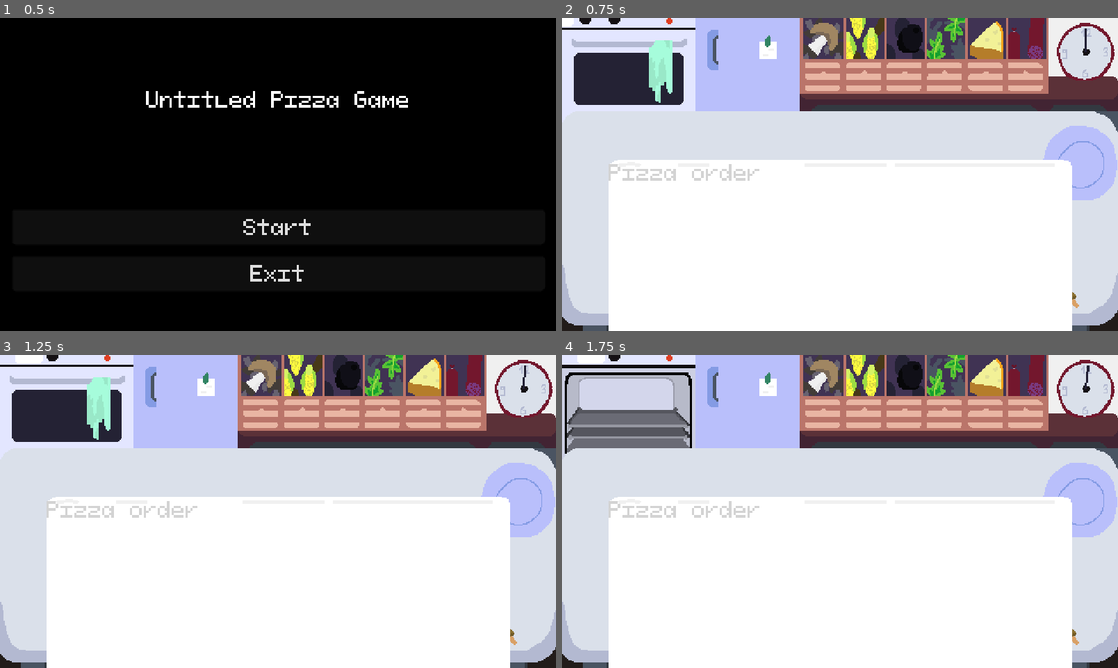
Above: before the commit, frames 1-4 (two rows, left to right).
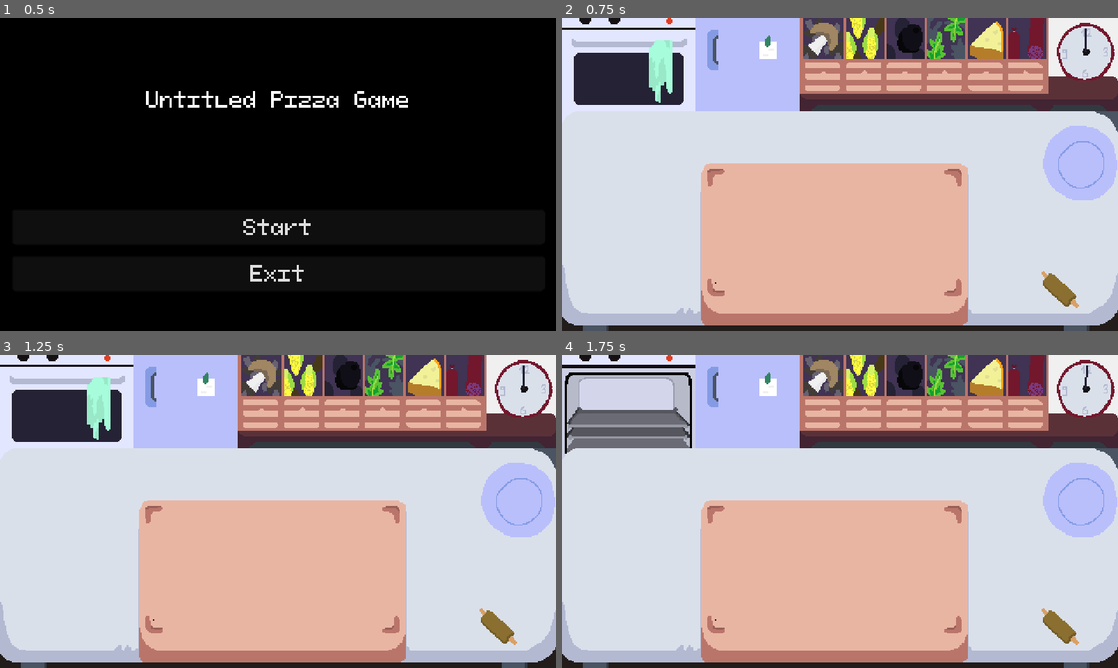
Above: after the commit, the same moments.

Repository: martindzejky/pizza-game
Game: Godot game, scene res://scenes/start.tscn
Two runs of this game, one before a commit and one after it. Both use one fixed random seed, a clock stepped at 60 frames per second and the inputs below.
Inputs (mouse positions are in pixels of both pictures, inside the frame that each line leads up to):
- Up to frame 1 (0.5 s): no input
- Up to frame 2 (0.75 s): click "Start" at 0.5 s
- Up to frame 3 (1.25 s): no input
- Up to frame 4 (1.75 s): tap Enter at 1.25 s; move the mouse to (628, 401) at 1.27 s; click (628, 401) at 1.42 s

Frame 1 is identical in both runs. In frame 2, 45% of the frame differs, in the area x 0-92%, y 0-100%; in frame 3, 45%, in the area x 2-95%, y 0-100%; in frame 4, 45%.
Error before the commit: Invalid assignment of property or key 'text' with value of type 'String' on a base object of type 'null instance'. (res://objects/orders/order.gd:48)

Commit message:
generate random ingredients in order

Diff:
--- a/objects/clock/clock.tscn
+++ b/objects/clock/clock.tscn
@@ -17,7 +17,7 @@
 offset = Vector2(0, -1)
 
 [node name="timer" type="Timer" parent="."]
-wait_time = 60.0
+wait_time = 180.0
 one_shot = true
 autostart = true
 
--- a/objects/orders/order.gd
+++ b/objects/orders/order.gd
@@ -41,13 +41,24 @@
     for child in recipeNode.get_children():
         child.queue_free()
 
-    for ingredient in recipe:
-        var node = recipeObj.instantiate()
+    var previousIngredient
+    var previousIngredientNode
 
-        node.get_node("sprite").texture = load("res://sprites/" + ingredient + ".png")
-        node.get_node("label").text = ingredient
+    for i in range(recipe.size()):
+        # detect extra ingredients
+        if previousIngredient == recipe[i]:
+            previousIngredientNode.get_node("extra").show()
 
-        recipeNode.add_child(node)
+            previousIngredient = recipe[i]
+            continue
+
+        previousIngredientNode = recipeObj.instantiate()
+
+        previousIngredientNode.get_node("sprite").texture = load("res://sprites/" + recipe[i] + ".png")
+        previousIngredientNode.get_node("label").text = recipe[i].capitalize()
+
+        recipeNode.add_child(previousIngredientNode)
+        previousIngredient = recipe[i]
 
 
 func _onClick() -> bool:
--- a/objects/orders/order.tscn
+++ b/objects/orders/order.tscn
@@ -29,16 +29,16 @@
 anchor_right = 1.0
 anchor_bottom = 1.0
 offset_left = 40.0
-offset_top = -148.0
+offset_top = -204.0
 offset_right = -40.0
 grow_horizontal = 2
 grow_vertical = 0
 
 [node name="container" type="VBoxContainer" parent="preview/panel"]
 offset_left = 20.0
-offset_top = 30.0
+offset_top = 20.0
 offset_right = 380.0
-offset_bottom = 138.0
+offset_bottom = 194.0
 
 [node name="title" type="Label" parent="preview/panel/container"]
 offset_right = 360.0
@@ -46,7 +46,7 @@
 theme_override_colors/font_color = Color(0.827451, 0.827451, 0.827451, 1)
 text = "Pizza order"
 
-[node name="recipe" type="HBoxContainer" parent="preview/panel/container"]
+[node name="recipe" type="HFlowContainer" parent="preview/panel/container"]
 offset_top = 35.0
 offset_right = 360.0
 offset_bottom = 35.0
--- a/objects/orders/recipe-ingredient.tscn
+++ b/objects/orders/recipe-ingredient.tscn
@@ -13,10 +13,26 @@
 texture = ExtResource("1_7n82k")
 stretch_mode = 3
 
-[node name="text" type="Label" parent="."]
+[node name="label" type="Label" parent="."]
 layout_mode = 2
 offset_left = 26.0
 offset_right = 86.0
 offset_bottom = 25.0
 theme_override_colors/font_color = Color(0.827451, 0.827451, 0.827451, 1)
 text = "olive"
+
+[node name="extra" type="Label" parent="."]
+visible = false
+layout_mode = 2
+offset_left = 96.0
+offset_right = 180.0
+offset_bottom = 25.0
+theme_override_colors/font_color = Color(0.827451, 0.827451, 0.827451, 1)
+text = "(large)"
+
+[node name="space" type="Control" parent="."]
+layout_mode = 2
+anchors_preset = 0
+offset_left = 96.0
+offset_right = 96.0
+offset_bottom = 25.0
--- a/scenes/level.tscn
+++ b/scenes/level.tscn
@@ -13,7 +13,6 @@
 [ext_resource type="PackedScene" uid="uid://blwk8duhcsvmu" path="res://objects/ingredients/rukola.tscn" id="10_at2mo"]
 [ext_resource type="PackedScene" uid="uid://btss4yon75m3i" path="res://objects/ingredients/cheese.tscn" id="11_2f2mh"]
 [ext_resource type="PackedScene" uid="uid://bpfs8o86rhkqy" path="res://objects/ingredients/salam.tscn" id="12_5byhq"]
-[ext_resource type="PackedScene" uid="uid://qn2hf24a86cg" path="res://objects/orders/order.tscn" id="14_qenvu"]
 
 [node name="level" type="Node"]
 script = ExtResource("1_ybgt5")
@@ -71,6 +70,3 @@
 
 [node name="hand" type="Node2D" parent="." groups=["hand"]]
 z_index = 10
-
-[node name="order" parent="." instance=ExtResource("14_qenvu")]
-position = Vector2(202, 104)
--- a/ui/theme.tres
+++ b/ui/theme.tres
@@ -1,20 +1,12 @@
-[gd_resource type="Theme" load_steps=5 format=3 uid="uid://byysliwit3wgn"]
+[gd_resource type="Theme" load_steps=4 format=3 uid="uid://byysliwit3wgn"]
 
 [ext_resource type="Texture2D" uid="uid://c8njfc8pej7pm" path="res://sprites/order-large.png" id="1_db2up"]
 [ext_resource type="FontFile" uid="uid://cjg6wbdr4j87q" path="res://fonts/PixeloidMono-1G8ae.ttf" id="1_xbbro"]
 
-[sub_resource type="StyleBoxTexture" id="StyleBoxTexture_36o42"]
-texture = ExtResource("1_db2up")
-margin_left = 20.0
-margin_top = 30.0
-margin_right = 20.0
-margin_bottom = 10.0
-region_rect = Rect2(0, 0, 300, 300)
-
 [sub_resource type="StyleBoxTexture" id="StyleBoxTexture_qdl7b"]
 texture = ExtResource("1_db2up")
 margin_left = 20.0
-margin_top = 30.0
+margin_top = 20.0
 margin_right = 20.0
 margin_bottom = 10.0
 region_rect = Rect2(0, 0, 300, 300)
@@ -30,5 +22,4 @@
 MarginContainer/constants/margin_left = 10
 MarginContainer/constants/margin_right = 10
 MarginContainer/constants/margin_top = 10
-Panel/styles/panel = SubResource("StyleBoxTexture_36o42")
 PanelContainer/styles/panel = SubResource("StyleBoxTexture_qdl7b")
Not shown: 1 places in scenes/level.tscn that only renumber resources
